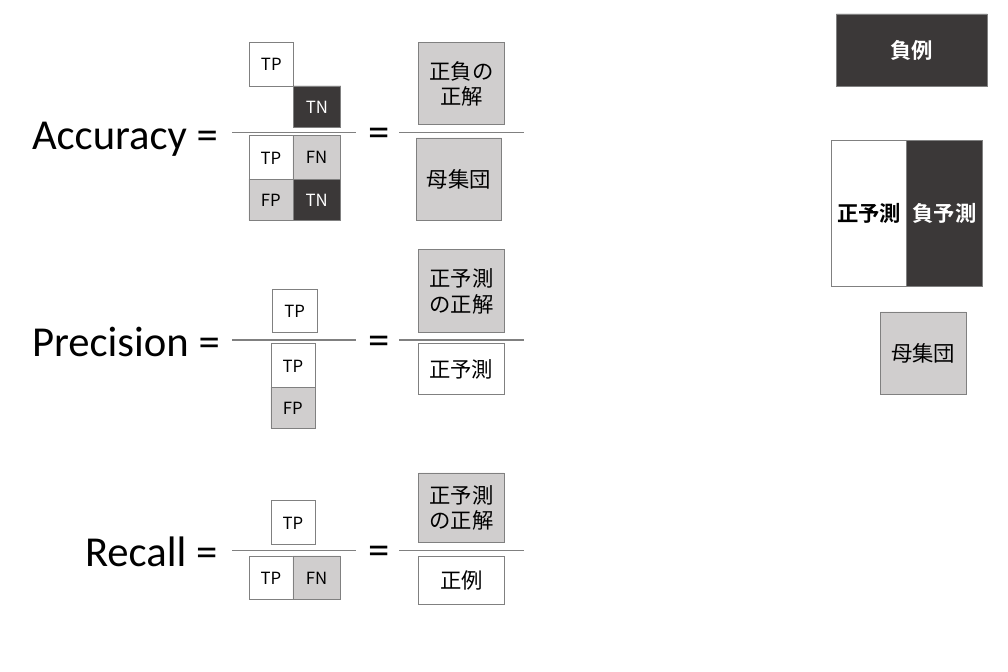
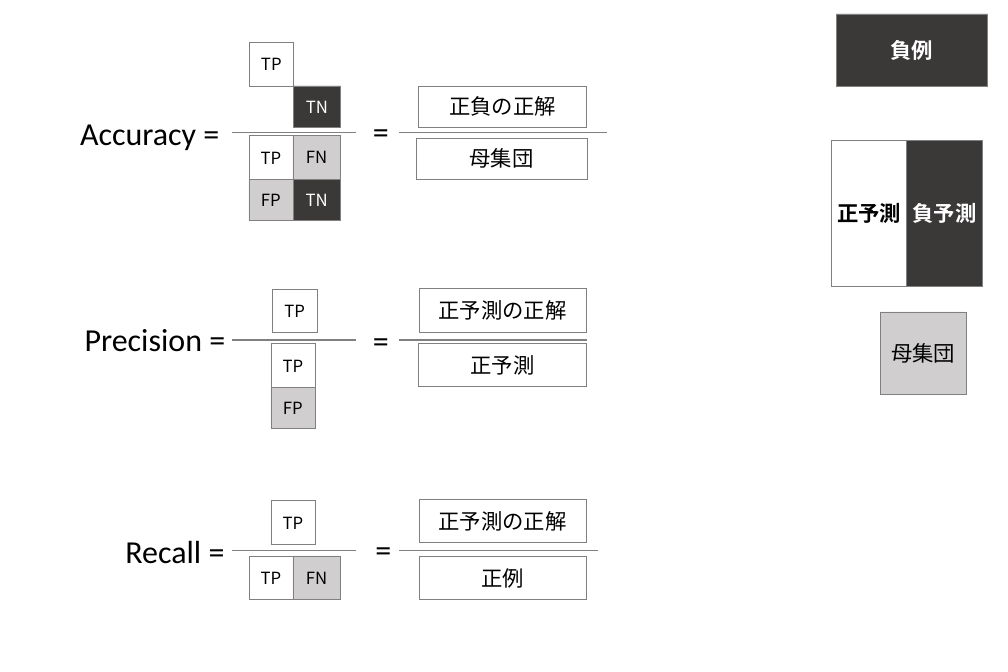
Before and after one commit to Rio114/MachineLearning, a slide deck: slide 3 of unbalance/images.pptx. Drawn at 1008x672 pixels with LibreOffice and Linux fonts; fonts in the diff are those of the drawing. Boxes give left, top, right and bottom in pixels: in the first picture for what was removed or moved away, otherwise in the second. Text is boxed around its words. In the diff, an @@ line names an element or a change of style, - is before the commit and + after.

```diff
--- a/unbalance/images.pptx
+++ b/unbalance/images.pptx
@@ fill #D0CECE to none in 4 elements at bbox=[419, 499, 586, 542], bbox=[419, 288, 586, 332], bbox=[417, 138, 587, 179], bbox=[418, 86, 586, 127] @@
@@ rectangle "正負の正解": place and size @@
-rectangle "正負の正解" at bbox=[419, 42, 504, 125]
+rectangle "正負の正解" at bbox=[418, 86, 586, 127]
@@ text "Accuracy =": place and size @@
-text "Accuracy =" at bbox=[32, 121, 187, 156]
+text "Accuracy =" at bbox=[80, 124, 196, 150]
@@ text "=": place and size @@
-text "=" at bbox=[364, 102, 399, 158]
+text "=" at bbox=[369, 110, 404, 153]
@@ line moved from (399, 133) - (524, 133) to (399, 133) - (607, 133) @@
@@ rectangle "母集団": place and size @@
-rectangle "母集団" at bbox=[417, 138, 502, 220]
+rectangle "母集団" at bbox=[417, 138, 587, 179]
@@ rectangle "正予測の正解": place and size @@
-rectangle "正予測の正解" at bbox=[419, 250, 504, 332]
+rectangle "正予測の正解" at bbox=[419, 288, 586, 332]
@@ text "Precision =": place and size @@
-text "Precision =" at bbox=[32, 326, 189, 357]
+text "Precision =" at bbox=[85, 329, 202, 352]
@@ text "=": place and size @@
-text "=" at bbox=[364, 309, 399, 365]
+text "=" at bbox=[369, 318, 404, 361]
@@ line moved from (399, 340) - (524, 340) to (399, 340) - (587, 340) @@
@@ rectangle "正予測": place and size @@
-rectangle "正予測" at bbox=[418, 344, 504, 394]
+rectangle "正予測" at bbox=[418, 344, 586, 386]
@@ rectangle "正予測の正解": place and size @@
-rectangle "正予測の正解" at bbox=[419, 473, 504, 542]
+rectangle "正予測の正解" at bbox=[419, 499, 586, 542]
@@ text "Recall =": place and size @@
-text "Recall =" at bbox=[85, 536, 186, 567]
+text "Recall =" at bbox=[125, 540, 201, 564]
@@ size 72 to 54 pt in 6 elements at bbox=[80, 124, 196, 150], bbox=[85, 329, 202, 352], bbox=[125, 540, 201, 564], bbox=[369, 110, 404, 153], bbox=[369, 318, 404, 361], bbox=[371, 527, 407, 571] @@
@@ text "=": place and size @@
-text "=" at bbox=[364, 520, 399, 576]
+text "=" at bbox=[371, 527, 407, 571]
@@ line moved from (399, 551) - (524, 551) to (399, 551) - (598, 551) @@
@@ rectangle "正例": place and size @@
-rectangle "正例" at bbox=[419, 556, 504, 605]
+rectangle "正例" at bbox=[419, 556, 586, 600]
```
Also in this commit, not shown: 6 other slides changed, 29 other files.
